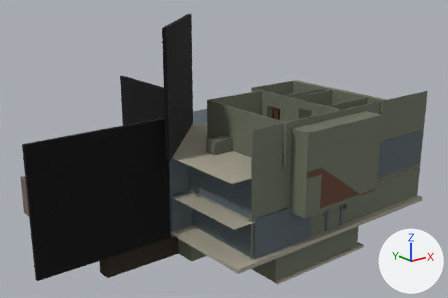
Two versions of the Blender file public/models/haunted_house.blend, one commit apart.
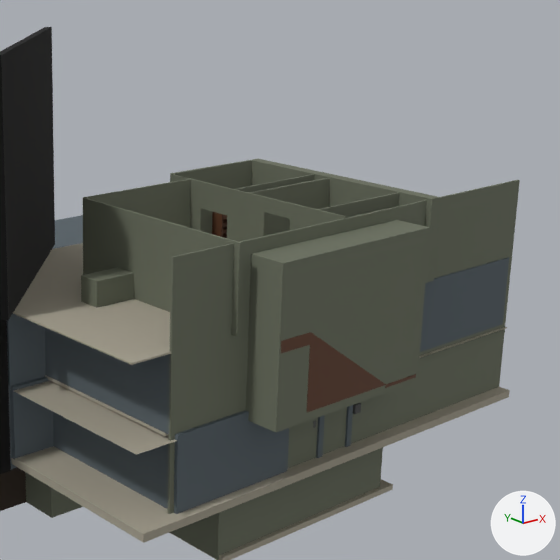
There are two pictures of each version: one whole from a camera (50 mm lens) standing at (-48.8, -45.7, 31.4) and looking at (2.5, 18.3, 5.8), one close up on the part from 37% to 100% of the width and 0% to 95% of the height. Lighting does not change. The marker at lower right points along +X, +Y and +Z. The last two pictures show the newer version. Objects named as collision shapes, trigger or cutter boxes, shadow casters or lower levels of detail are left out.

Before the edit, the objects in view are built like this:
```python
me_cube_082 = bpy.data.meshes.new('Cube.082')
me_cube_082.from_pydata([(-4.69, -0.08, 2.81), (-4.69, -0.08, -2.78), (-4.69, 0.08, 2.81), (-4.69, 0.08, -2.78), (4.69, -0.08, -2.83), (4.69, -0.08, 2.81), (4.69, 0.08, -2.83), (4.69, 0.08, 2.81)], [], [(5, 4, 6, 7), (2, 3, 6, 7), (0, 1, 3, 2), (1, 0, 5, 4), (0, 2, 7, 5)])
me_cube_082.materials.append(mat_walls)  # grey #707565
me_cube_084 = bpy.data.meshes.new('Cube.084')
me_cube_084.from_pydata(...)  # 34 vertices, 30 faces; spans x -1.11..1.92, y -0.82..0.82, z -1.08..0.67
me_cube_084.materials.append(mat_walls)  # grey #707565
me_plane_017 = bpy.data.meshes.new('Plane.017')
me_plane_017.from_pydata([(-9.1, -8.5, 0.0), (9.1, -8.5, 0.0), (-9.1, 8.5, 0.0), (9.1, 8.5, 0.0)], [], [(0, 1, 3, 2)])
me_plane_017.materials.append(mat_floor)  # grey #a9a393
ob_cube_052 = bpy.data.objects.new('Cube.052', me_cube_082)
ob_cube_052.location = (3.32, 16.98, 10.67)
ob_cube_054 = bpy.data.objects.new('Cube.054', me_cube_084)
ob_cube_054.location = (-3.27, 12.49, 8.93)
ob_plane_007 = bpy.data.objects.new('Plane.007', me_plane_017)
ob_plane_007.location = (7.22, 10.75, 13.03)
ob_plane_007.hide_set(True)
# also in view: 'Plane.011' at (-1.1, 8.8, 0.3); 'Cube.048' at (4.9, 1.5, 5.4); 'black_wall_2' at (-17.8, 15.1, 4.8); 'Walls.003' at (5.6, 15.2, 5.2); 'Cube.047' at (10.1, 2.9, 5.5)
```
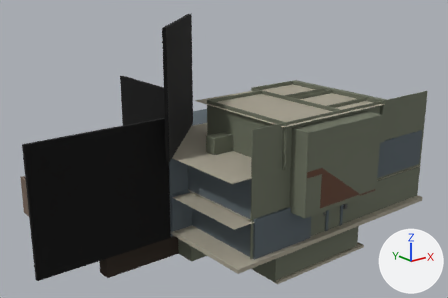
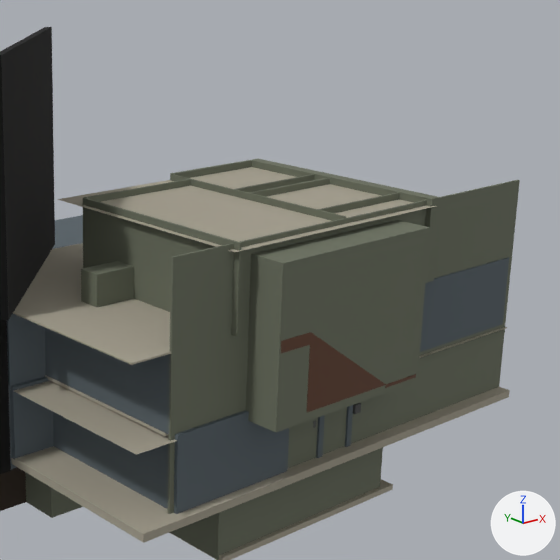
Where the change shows, as pixel boxes (x1, y1, x2, y2) in the close-ups (560 x 560 px):
'Plane.007', shown
    after: (57, 167, 435, 252)
'Cube.054', moved
    before: (81, 267, 134, 308)
    after: (81, 261, 134, 307)
'Cube.049', unchanged, covered by the edit
    before: (171, 175, 346, 242)
    after: (171, 175, 346, 221)
'Cube.052', unchanged, covered by the edit
    before: (83, 179, 191, 228)
    after: (83, 179, 191, 202)
'Cube.050', unchanged, covered by the edit
    before: (250, 178, 330, 236)
    after: (250, 178, 330, 197)

Diff of the bpy script that builds the scene:
```diff
--- a/public/models/haunted_house.blend.py
+++ b/public/models/haunted_house.blend.py
@@ ob_plane_007 @@
 ob_plane_007.location = (7.22, 10.75, 13.03)
-ob_plane_007.hide_set(True)
@@ ob_cube_054 @@
 ob_cube_054 = bpy.data.objects.new('Cube.054', me_cube_084)
-ob_cube_054.location = (-3.27, 12.49, 8.93)
+ob_cube_054.location = (-3.27, 12.49, 9.2)
```
